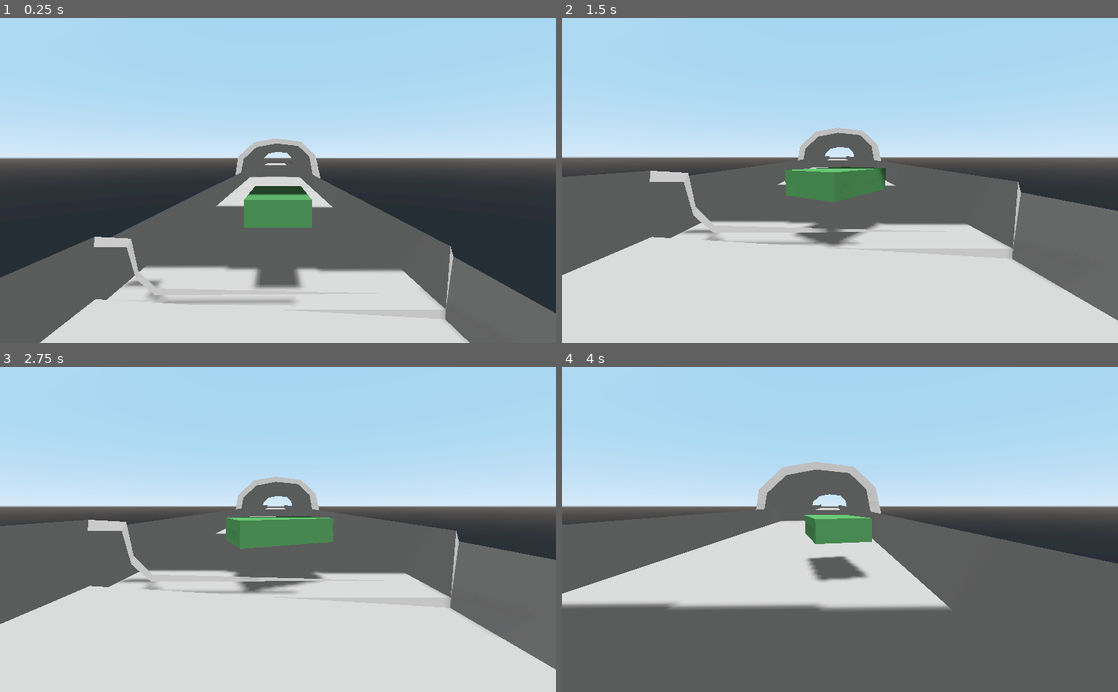
Above: before the commit, frames 1-4 (two rows, left to right).
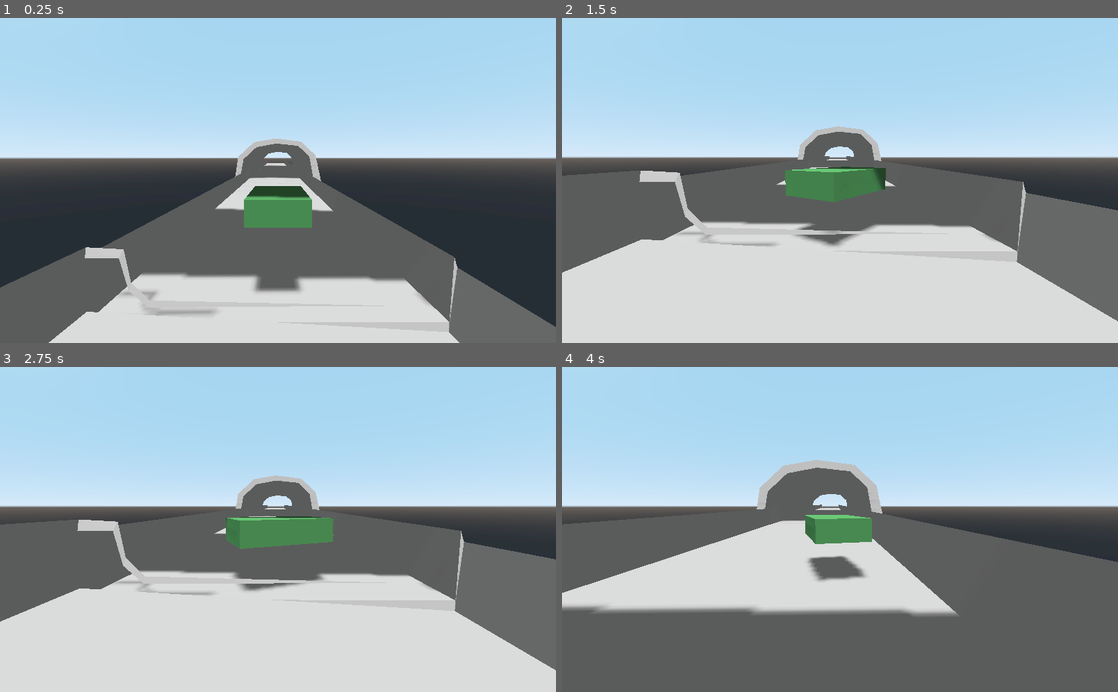
Above: after the commit, the same moments.

Repository: jkirsons/racer
Game: Godot game, scene res://Track.tscn
The game is run twice, just before and just after one commit, with the same random seed, the same clock (stepped at 60 frames per second) and the same inputs.
Inputs:
- Up to frame 1 (0.25 s): no input
- Up to frame 2 (1.5 s): hold Right (ui_right) 0.53-1.28 s; hold Down (ui_down) from 1.28 s (still down)
- Up to frame 3 (2.75 s): tap Enter at 2 s; release Down (ui_down) at 2.03 s; hold Right (ui_right) from 2.03 s (still down)
- Up to frame 4 (4 s): release Right (ui_right) at 2.78 s; hold Up (ui_up) 2.78-3.53 s; hold Left (ui_left) from 3.53 s (still down)

The runs differ from the first frame. In frame 1, 5.6% of the frame differs, in the area x 0-100%, y 44-100%; in frame 2, 2.0%; in frame 3, 2.0%; in frame 4, 2.3%.

Commit message:
node work

Diff:
--- a/Track.tscn
+++ b/Track.tscn
@@ -8,7 +8,7 @@
 [sub_resource type="Curve3D" id=1]
 _data = {
 "points": PoolVector3Array( 0, 0, 0, 0, 0, 0, 0.135706, 0, 0.135709, -0.826168, 4.57764e-05, 14.622, 0.826168, -4.57764 …(1551 unchanged characters)…
-"tilts": PoolRealArray( -0.212847, 0.0163511, 0.38642, -0.0428823, -0.493901, 0, 0, 0, 0, 0, 0, 0, 0, 0, 0, 0, 0, 0, 0, 0, 0 )
+"tilts": PoolRealArray( -0.212847, -0.23472, -0.538582, -1.14541, -1.00639, 0, 0, 0, 0, 0, 0, 0, 0, 0, 0, 0, 0, 0, 0, 0, 0 )
 }
 
 [sub_resource type="BoxShape" id=2]
@@ -38,13 +38,13 @@
 script = ExtResource( 3 )
 
 [node name="CSGPolygon" type="CSGPolygon" parent="Track"]
-transform = Transform( 1, 0, 0, 0, 1, 0, 0, 0, 1, 0.0183887, -0.0142336, 0.0119038 )
+transform = Transform( 1, 0, 0, 0, 1, 0, 0, 0, 1, -0.0247775, -0.164363, 0.190325 )
 use_collision = true
 invert_faces = true
 polygon = PoolVector2Array( -2.45254, 0.330758, 2.41928, 0.331314, 2.70673, 0.737621, 2.79373, 1.34373, 3.61978, 1.35037, 3.62783, -0.0312879, -3.6994, 0.0249678, -3.69142, 1.35935, -2.96263, 1.3597, -2.82, 0.686294 )
 mode = 2
 path_node = NodePath("../Path")
-path_interval = 8.552
+path_interval = 2.318
 path_rotation = 2
 path_local = false
 path_continuous_u = true
Not shown, changed: addons/my-addon/MyCustomGizmoPlugin.gd
